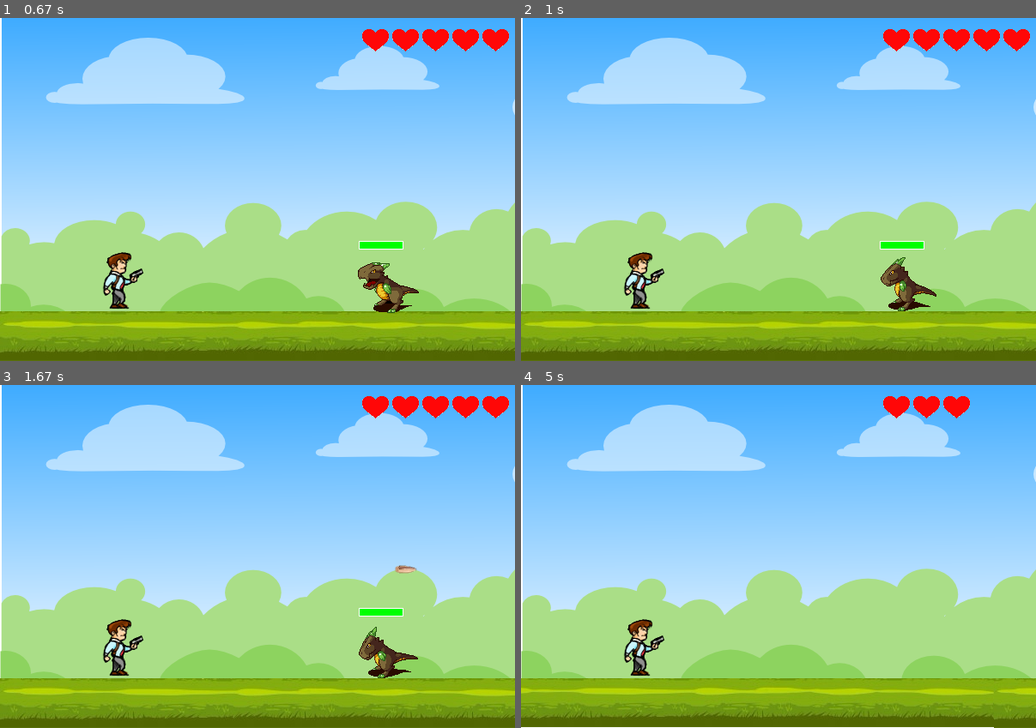
Above: before the commit, frames 1-4 (two rows, left to right).
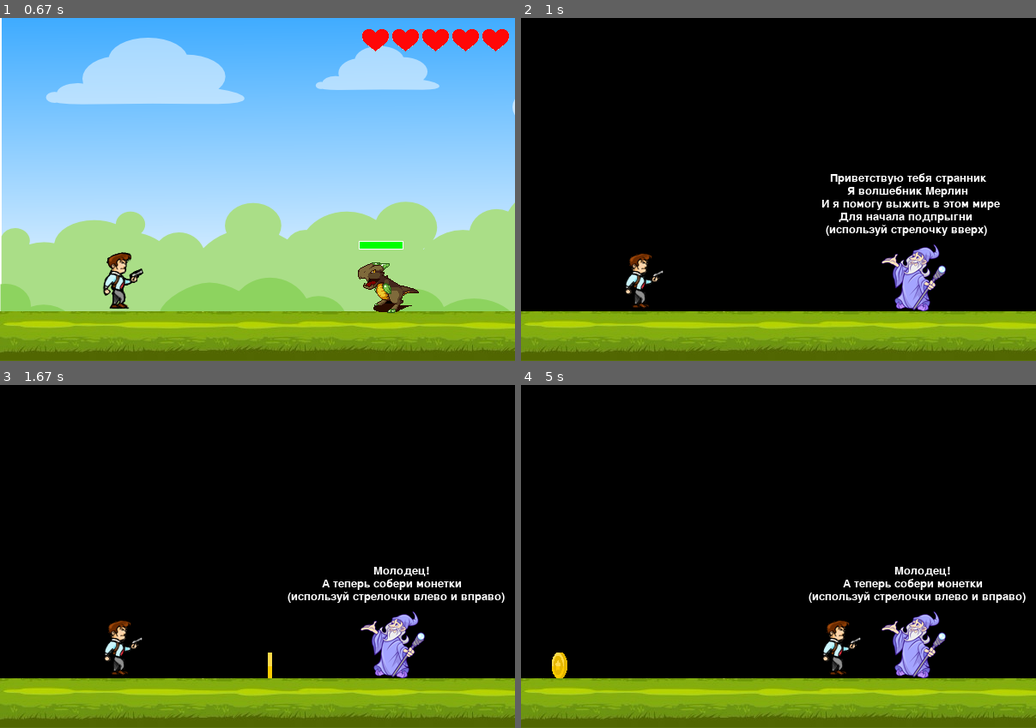
Above: after the commit, the same moments.

Repository: DmShevchuk/Pygame_project
Game: pygame game, started from Main.py
Two runs of this game, one before a commit and one after it. Both use one fixed random seed, a clock stepped at 60 frames per second and the inputs below.
Inputs (mouse positions are in pixels of both pictures, inside the frame that each line leads up to):
- Up to frame 1 (0.67 s): hold Right from 0.33 s (still down)
- Up to frame 2 (1 s): release Right at 0.8 s; tap  at 0.83 s
- Up to frame 3 (1.67 s): hold Up 1.17-1.47 s; tap Space at 1.23 s; press the mouse at (133, 487) at 1.53 s; move the mouse to (103, 518) at 1.63 s
- Up to frame 4 (5 s): release the mouse at (593, 546) at 1.77 s; hold Up 1.83-2.2 s; tap Space at 1.9, 2.3, 2.6, 3.37, 3.67, 3.87, 4.17, 4.37, 4.7 s; hold Right 2.23-2.87 s; hold Left 3.3-3.77 s; hold Right 3.8-4.27 s; hold Up 4.3-4.6 s; hold Right from 4.63 s (still down)

Frame 1 is identical in both runs. In frame 2, 85% of the frame differs, in the area x 0-100%, y 0-86%; in frame 3, 85%; in frame 4, 87%, in the area x 0-100%, y 0-100%.

Commit message:
Добавлено обучение и класс монет

Diff:
--- a/Main.py
+++ b/Main.py
@@ -4,6 +4,7 @@
 
 pygame.init()
 SIZE = [600, 400]
+# основное окно
 screen = pygame.display.set_mode(SIZE)
 BLACK = pygame.Color('black')
 
@@ -13,6 +14,7 @@
 
 screen.fill(BLACK)
 
+coin_group = pygame.sprite.Group()
 hero_group = pygame.sprite.Group()
 levels_group = pygame.sprite.Group()
 bullets_group = pygame.sprite.Group()
@@ -104,6 +106,37 @@
         Particle(position, random.choice(numbers), random.choice(numbers))
 
 
+class Hero_traning(pygame.sprite.Sprite):
+    def __init__(self, sheet, columns, rows, x, y, health=5):
+        super().__init__(hero_group)
+        self.frames = []
+        self.cut_sheet(sheet, columns, rows)
+        self.cur_frame = 0
+        self.image = self.frames[self.cur_frame]
+        self.rect = self.rect.move(x, y)
+        self.health = health
+        self.collide_with_monster_counter = 0
+
+    def cut_sheet(self, sheet, columns, rows):
+        self.rect = pygame.Rect(0, 0, sheet.get_width() // columns,
+                                sheet.get_height() // rows)
+        for j in range(rows):
+            for i in range(columns):
+                frame_location = (self.rect.w * i, self.rect.h * j)
+                self.frames.append(sheet.subsurface(pygame.Rect(
+                    frame_location, self.rect.size)))
+
+    def update(self, x, y):
+        self.cur_frame = (self.cur_frame + 1) % len(self.frames)
+        self.image = self.frames[self.cur_frame]
+        if self.rect.x > 320:
+            self.rect.x -= 15
+        if self.rect.x < 10:
+            self.rect.x += 15
+        self.rect.x += x
+        self.rect.y += y
+
+
 class Hero(pygame.sprite.Sprite):
     def __init__(self, sheet, columns, rows, x, y, health=5):
         super().__init__(hero_group)
@@ -194,6 +227,29 @@
         self.image = self.frames[self.cur_frame]
 
 
+class Money(pygame.sprite.Sprite):
+    def __init__(self, sheet, columns, rows, x, y):
+        super().__init__(coin_group)
+        self.frames = []
+        self.cut_sheet(sheet, columns, rows)
+        self.cur_frame = 0
+        self.image = self.frames[self.cur_frame]
+        self.rect = self.rect.move(x, y)
+
+    def cut_sheet(self, sheet, columns, rows):
+        self.rect = pygame.Rect(0, 0, sheet.get_width() // columns,
+                                sheet.get_height() // rows)
+        for j in range(rows):
+            for i in range(columns):
+                frame_location = (self.rect.w * i, self.rect.h * j)
+                self.frames.append(sheet.subsurface(pygame.Rect(
+                    frame_location, self.rect.size)))
+
+    def update(self):
+        self.cur_frame = (self.cur_frame + 1) % len(self.frames)
+        self.image = self.frames[self.cur_frame]
+
+
 class Health_monster(pygame.sprite.Sprite):
     def __init__(self, monster):
         super().__init__(health_monsters_group)
@@ -243,6 +299,154 @@
             if dragon.health == 0:
                 dragon.kill()
                 dragon_health.kill()
+
+
+def training():
+    # этап №1 прыжок
+    hero_traning = Hero_traning(load_image("hero.png"), 6, 1, 100, start_y)
+    level_traning = Level('first')
+    training_sprite = pygame.sprite.Group()
+    wizard = pygame.sprite.Sprite()
+    wizard_image = load_image("Волшебник.png")
+    wizard = pygame.sprite.Sprite()
+    wizard.image = wizard_image
+    wizard.rect = wizard.image.get_rect()
+    training_sprite.add(hero_traning)
+    dy_traning = 0
+    training_sprite.add(level_traning)
+    training_sprite.add(wizard)
+    wizard.rect.topleft = 420, start_y - 5
+    training_sprite.add(wizard)
+    font = pygame.font.Font(None, 20)
+    text = font.render('Приветствую тебя странник', 1, (255, 255, 255))
+    text2 = font.render('Я волшебник Мерлин', 1, (255, 255, 255))
+    text3 = font.render('И я помогу выжить в этом мире', 1, (255, 255, 255))
+    text4 = font.render('Для начала подпрыгни', 1, (255, 255, 255))
+    text5 = font.render('(используй стрелочку вверх)', 1, (255, 255, 255))
+    run = True
+    jump = False
+    while run:
+        for event in pygame.event.get():
+            if event.type == pygame.QUIT:
+                hero_traning.kill()
+                run = False
+            if event.type == pygame.KEYDOWN:
+                if event.key == pygame.K_UP:
+                    jump = True
+                    if dy_traning != 5:
+                        hero_traning.rect.y -= 100
+                        dy_traning = 5
+        if dy_traning != 0:
+            if start_y > hero_traning.rect.y:
+                hero_traning.rect.y += dy_traning
+            else:
+                dy_traning = 0
+                if jump:
+                    run = False
+        screen.fill(BLACK)
+        training_sprite.draw(screen)
+        screen.blit(text, (360, 180))
+        screen.blit(text2, (380, 195))
+        screen.blit(text3, (350, 210))
+        screen.blit(text4, (370, 225))
+        screen.blit(text5, (355, 240))
+        clock.tick(FPS)
+        pygame.display.flip()
+    # этап №2 движения влево и вправо
+    run = True
+    text = font.render('Молодец!', 1, (255, 255, 255))
+    text2 = font.render('А теперь собери монетки', 1, (255, 255, 255))
+    text3 = font.render('(используй стрелочки влево и вправо)', 1, (255, 255, 255))
+    coin_traning = Money(load_image("coin.png"), 6, 1, 300, level_traning.rect.y - 30)
+    coin1 = True
+    coin2 = False
+    training_sprite.add(coin_traning)
+    hero_direction_training = 'right'
+    x, y = 0, 0
+    while run:
+        for event in pygame.event.get():
+            if event.type == pygame.QUIT:
+                hero_traning.kill()
+                run = False
+            if event.type == pygame.KEYDOWN:
+                if event.key == pygame.K_RIGHT:
+                    hero_direction_training = 'right'
+                    x, y = (10, 0)
+                    x_d, y_d = hero_traning.rect.x, hero_traning.rect.y
+                    hero_traning.kill()
+                    hero_traning = Hero_traning(load_image("hero.png"), 6, 1, x_d, y_d, health=hero_traning.health)
+                    training_sprite.add(hero_traning)
+                if event.key == pygame.K_LEFT:
+                    hero_direction_training = 'left'
+                    x_d, y_d = hero_traning.rect.x, hero_traning.rect.y
+                    hero_traning.kill()
+                    hero_traning = Hero_traning(load_image("hero_left.png"), 6, 1, x_d, y_d, health=hero_traning.health)
+                    training_sprite.add(hero_traning)
+                    x, y = (-10, 0)
+                if event.key == pygame.K_UP:
+                    if dy_traning != 5:
+                        hero_traning.rect.y -= 100
+                        dy_traning = 5
+            if event.type == pygame.KEYUP:
+                if event.key in (pygame.K_RIGHT, pygame.K_LEFT, pygame.K_UP, pygame.K_DOWN):
+                    x, y = 0, 0
+        if dy_traning != 0:
+            if start_y > hero_traning.rect.y:
+                hero_traning.rect.y += dy_traning
+            else:
+                dy_traning = 0
+        if pygame.sprite.collide_mask(coin_traning, hero_traning):
+            coin_traning.kill()
+            if coin1:
+                coin_traning1 = Money(load_image("coin.png"), 6, 1, 30, level_traning.rect.y - 30)
+                training_sprite.add(coin_traning1)
+                coin1 = False
+                coin2 = True
+        if coin2:
+            if pygame.sprite.collide_mask(coin_traning1, hero_traning):
+                coin_traning1.kill()
+                run = False
+        if x != 0:
+            hero_traning.update(x, y)
+        coin_group.update()
+        screen.fill(BLACK)
+        training_sprite.draw(screen)
+        screen.blit(text, (435, 210))
+        screen.blit(text2, (375, 225))
+        screen.blit(text3, (335, 240))
+        clock.tick(FPS)
+        pygame.display.flip()
+    # этап №3 Жизни и выстрел
+    hero_traning.kill()
+    hero_traning = Hero_traning(load_image("hero.png"), 6, 1, 100, start_y)
+    training_sprite.add(hero_traning)
+    text = font.render('С передвижением ты разобрался', 1, (255, 255, 255))
+    text2 = font.render('Осталось только следить за жизнями', 1, (255, 255, 255))
+    text3 = font.render('И убивать монстров (пробел)', 1, (255, 255, 255))
+    text4 = font.render('А на этом наше обучение закончено', 1, (255, 255, 255))
+    text5 = font.render('Желаю удачи в путешествии', 1, (255, 255, 255))
+    run = True
+    while run:
+        for event in pygame.event.get():
+            if event.type == pygame.QUIT:
+                hero_traning.kill()
+                run = False
+        if dy_traning != 0:
+            if start_y > hero_traning.rect.y:
+                hero_traning.rect.y += dy_traning
+            else:
+                dy_traning = 0
+        screen.fill(BLACK)
+        training_sprite.draw(screen)
+        for i in range(hero_traning.health):
+            screen.blit(health_image, (420 + i * 35, 10))
+        screen.blit(text, (340, 180))
+        screen.blit(text2, (325, 195))
+        screen.blit(text3, (350, 210))
+        screen.blit(text4, (325, 225))
+        screen.blit(text5, (350, 240))
+        clock.tick(FPS)
+        pygame.display.flip()
 
 
 class Bird(pygame.sprite.Sprite):
@@ -361,12 +565,16 @@
             # Перезагрузка уровня при нажатии Ctrl + R
             if pygame.key.get_pressed()[pygame.K_LCTRL] and pygame.key.get_pressed()[pygame.K_r]:
                 hero.kill()
+                dragon.kill()
+                dragon_health.kill()
                 hero_group = pygame.sprite.Group()
                 hero = Hero(load_image("hero.png"), 6, 1, 30, start_y)
                 hero_direction = 'right'
                 level.rect.x = 0
                 dragon = Monster(load_image("dragon.png"), 8, 2, 400, 270)
                 dragon_health = Health_monster(dragon)
+            if event.key == 286:
+                training()
         if event.type == pygame.KEYUP:
             if event.key in (pygame.K_RIGHT, pygame.K_LEFT, pygame.K_UP, pygame.K_DOWN):
                 x, y = 0, 0
Binary file added: data/coin.png
Binary file added: data/Волшебник.png
